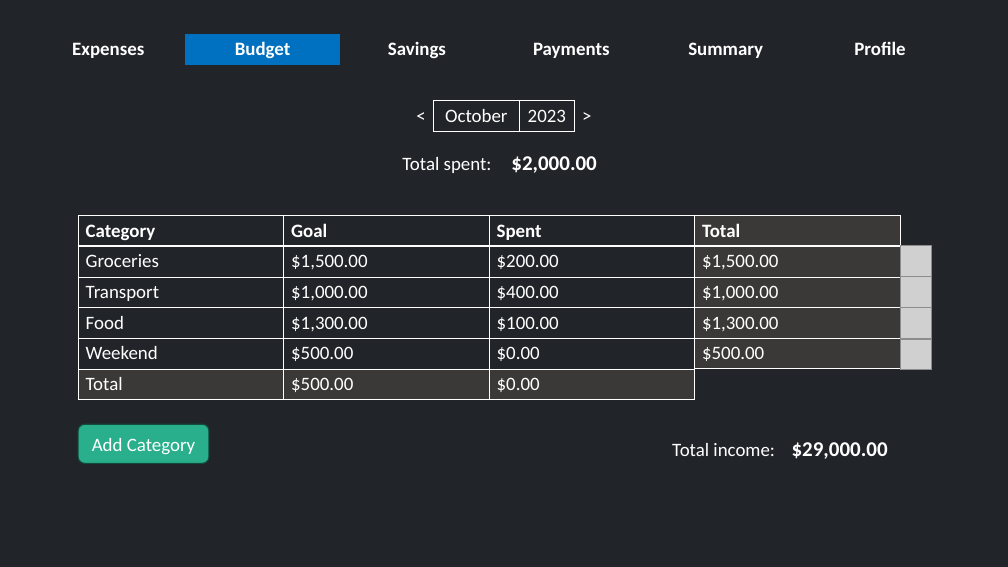
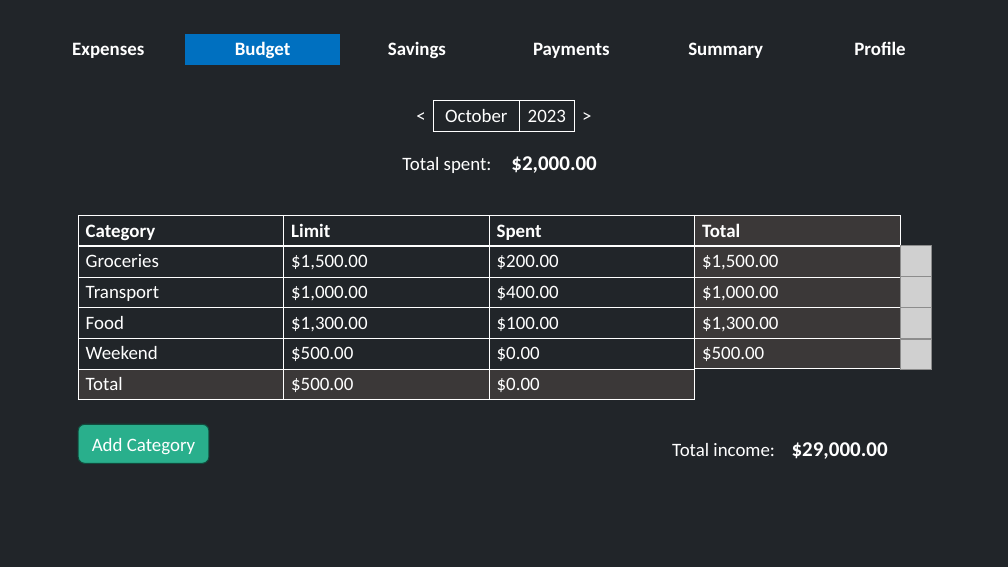
Before and after one commit to Daniel-dadu/ExpensesWebApp, a slide deck: slide 3 of front-end/MockupSimpleDesign.pptx (slide 2 before the commit). Drawn at 1008x567 pixels with LibreOffice and Linux fonts; fonts in the diff are those of the drawing; grey boxes stand for pictures. Boxes give left, top, right and bottom in pixels: in the first picture for what was removed or moved away, otherwise in the second. Text is boxed around its words. In the diff, an @@ line names an element or a change of style, - is before the commit and + after.

```diff
--- a/front-end/MockupSimpleDesign.pptx
+++ b/front-end/MockupSimpleDesign.pptx
@@ table at (78,216,901,399) @@
-row 1, column 2: Goal
+row 1, column 2: Limit
```
Also in this commit, not shown: 3 other slides changed, 1 slide added, 2 other files.
